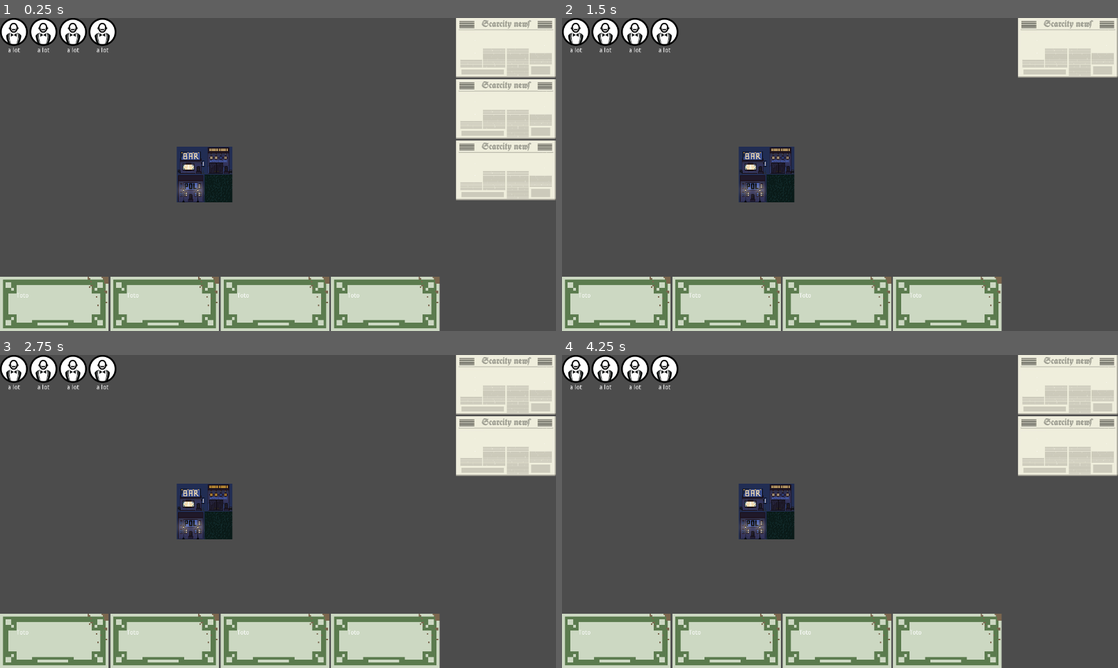
Above: before the commit, frames 1-4 (two rows, left to right).
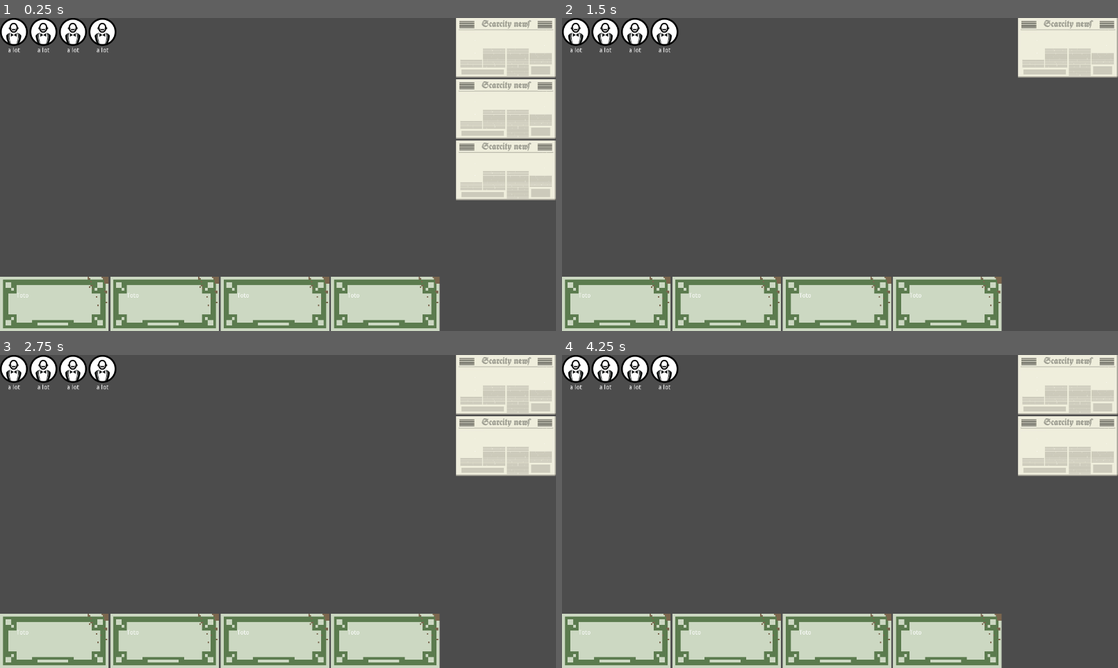
Above: after the commit, the same moments.

Repository: Cedor/Scarcity
Game: Godot game, scene res://Overall.tscn
The game is run twice, just before and just after one commit, with the same random seed, the same clock (stepped at 60 frames per second) and the same inputs.
Inputs (mouse positions are in pixels of both pictures, inside the frame that each line leads up to):
- Up to frame 1 (0.25 s): no input
- Up to frame 2 (1.5 s): click (1067, 49) at 0.5 s; click (1067, 49) at 1.27 s
- Up to frame 3 (2.75 s): click "Toto" at 2 s
- Up to frame 4 (4.25 s): click "Toto" at 2.75 s; click (1067, 508) at 3.52 s

The runs differ from the first frame. In frame 1, 1.7% of the frame differs, in the area x 31-42%, y 41-59%; in frame 2, 1.7%; in frame 3, 1.7%; in frame 4, 1.7%.
Error after the commit: Parse Error: Too many arguments for "randi()" call. Expected at most 0. (res://Town.gd:19)

Commit message:
first map

Diff:
--- a/Overall.tscn
+++ b/Overall.tscn
@@ -1,19 +1,15 @@
 [gd_scene load_steps=5 format=2]
 
-[ext_resource path="res://TileSetTown.tscn" type="PackedScene" id=1]
-[ext_resource path="res://ReportContainer.gd" type="Script" id=2]
-[ext_resource path="res://ressourceContainer.gd" type="Script" id=3]
-[ext_resource path="res://actionContainer.gd" type="Script" id=4]
+[ext_resource path="res://ReportContainer.gd" type="Script" id=1]
+[ext_resource path="res://ressourceContainer.gd" type="Script" id=2]
+[ext_resource path="res://actionContainer.gd" type="Script" id=3]
+[ext_resource path="res://Town.tscn" type="PackedScene" id=4]
 
 [node name="Overall" type="Node2D" index="0"]
 
 _sections_unfolded = [ "Material", "Transform", "Visibility" ]
 
-[node name="node2D" parent="." index="0" instance=ExtResource( 1 )]
-
-position = Vector2( 407.029, 296.021 )
-
-[node name="GUILayer" type="CanvasLayer" parent="." index="1"]
+[node name="GUILayer" type="CanvasLayer" parent="." index="0"]
 
 layer = 1
 offset = Vector2( 0, 0 )
@@ -68,5 +64,7 @@
 size_flags_horizontal = 1
 size_flags_vertical = 1
 alignment = 0
-script = ExtResource( 4 )
+script = ExtResource( 3 )
 _sections_unfolded = [ "Anchor", "Grow Direction", "Margin", "Rect" ]
+
+[node name="Town" parent="." index="1" instance=ExtResource( 4 )]
--- a/Town.gd
+++ b/Town.gd
@@ -5,11 +5,29 @@
 # var b = "textvar"
 var mapHeight = 20
 var mapWidth = 40
+var tileSize = 64
+
 
 func _ready():
-	# Called every time the node is added to the scene.
-	# Initialization here
-	pass
+	var tileBar = preload("tiles/TileBar.tscn")
+	var tileWarehouse = preload("tiles/TileWarehouse.tscn")
+	var tilePolice = preload("tiles/TilePolice.tscn")
+	var tileNeutral = preload("tiles/TileNeutral.tscn")
+	var currentTile
+	for i in range(mapHeight):
+		for j in range(mapWidth):
+			var n = randi(8)%8
+			match n:
+				1:
+					currentTile = tileBar.instance();
+				2:
+					currentTile = tileWarehouse.instance();
+				3:
+					currentTile = tilePolice.instance();
+				_:
+					currentTile = tileNeutral.instance();
+			add_child(currentTile)
+			currentTile.position =  Vector2(position.x+j*tileSize,position.y+i*tileSize)
 
 #func _process(delta):
 #	# Called every frame. Delta is time since last frame.
Not shown: 2 places in Overall.tscn that only renumber resources
